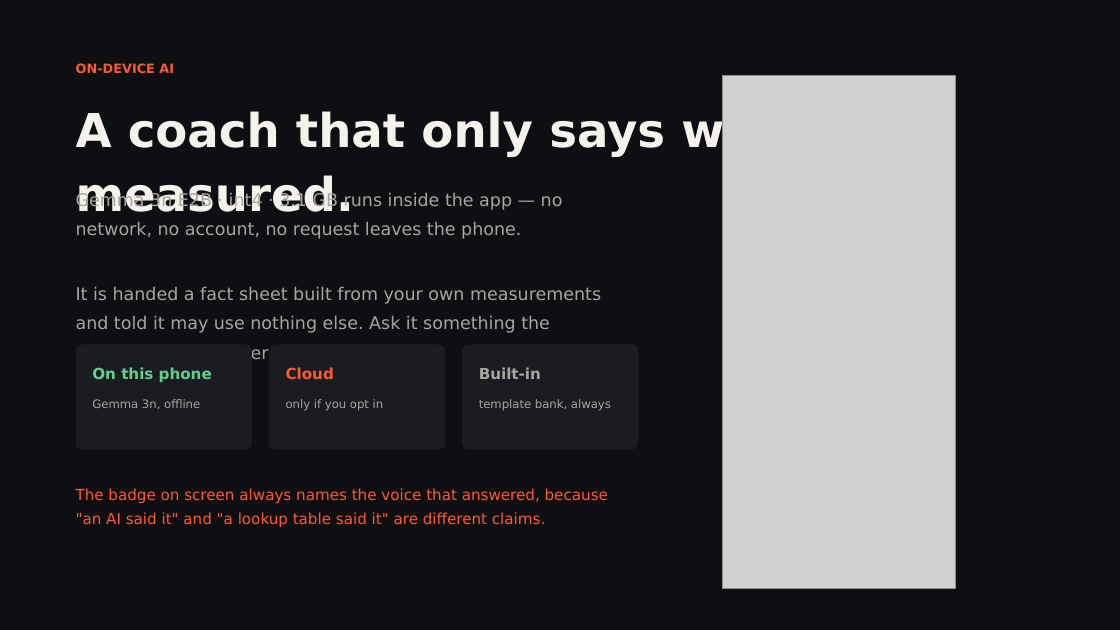
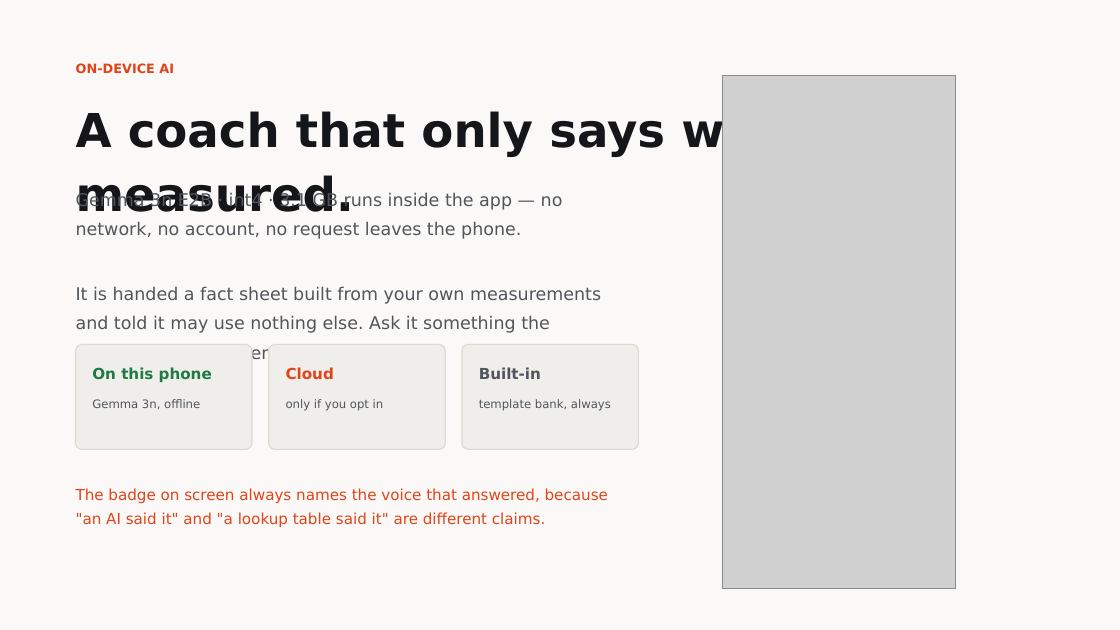
Before and after one commit to omkarrr88/ClashFit, a slide deck: slide 5 of ClashFit.pptx. Drawn at 1120x630 pixels with LibreOffice and Linux fonts; fonts in the diff are those of the drawing; grey boxes stand for pictures. Boxes give left, top, right and bottom in pixels: in the first picture for what was removed or moved away, otherwise in the second. Text is boxed around its words. In the diff, an @@ line names an element or a change of style, - is before the commit and + after.

```diff
--- a/ClashFit.pptx
+++ b/ClashFit.pptx
@@ rectangle at [0,0,1120,630]: fill #0E0F12 to #FAF9F7 @@
@@ text "A coach that only says ..." at [76,109,811,300]: text colour #F5F2EC to #14161A @@
@@ fill #1B1C21 to #F0EEEA; outline none to #DDD9D2 1 pt in 3 elements at [76,344,252,450], [269,344,445,450], [462,344,639,450] @@
@@ text "On this phone" at [92,367,212,382]: text colour #5ED28A to #1F7A45 @@
@@ text colour #A8A59F to #51565D in 5 elements at [76,192,601,359], [92,399,200,409], [286,399,384,411], [479,367,541,379], [479,399,611,411] @@
@@ text colour #FF5A2C to #E04418 in 3 elements at [76,63,174,73], [286,367,334,379], [76,488,608,527] @@
```
Also in this commit, not shown: 9 other slides changed, 2 other files.
